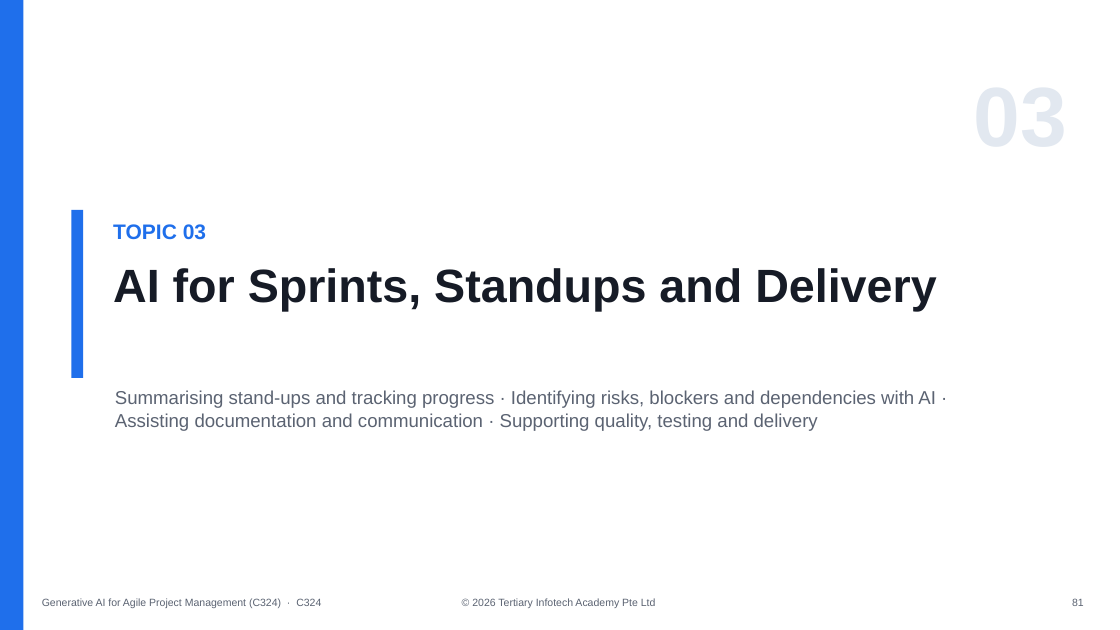
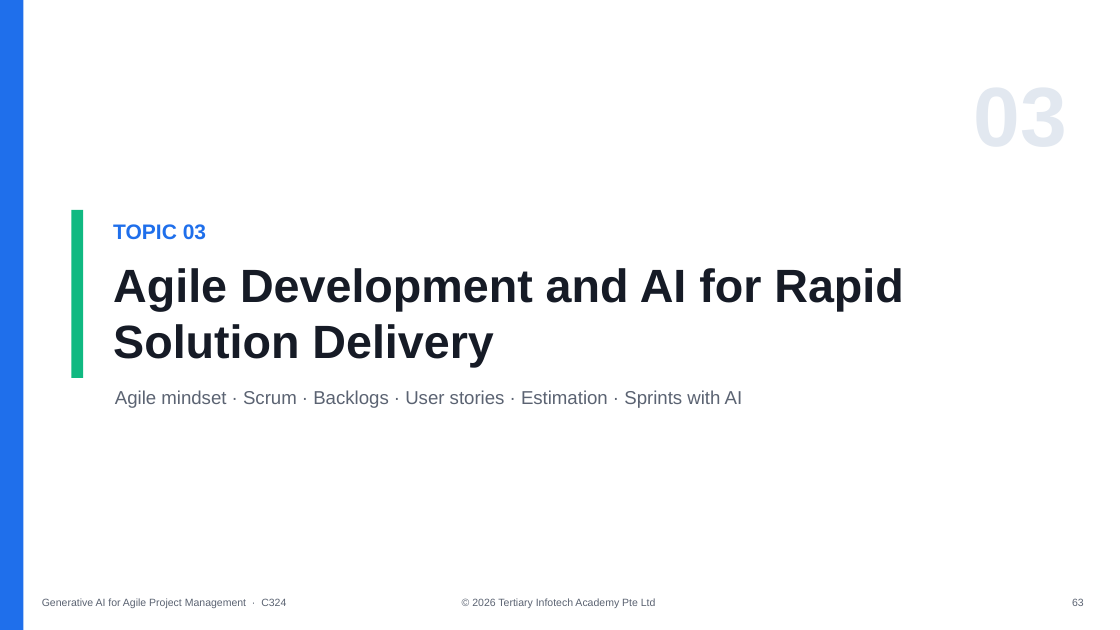
Before and after one commit to tertiarycourses/C324-Generative-AI-for-Agile-Project-Management, a slide deck: slide 63 of courseware/Generative AI for Agile Project Management (C324)-v1.0.pptx (slide 82 before the commit). Drawn at 1120x630 pixels with LibreOffice and Linux fonts; fonts in the diff are those of the drawing. Boxes give left, top, right and bottom in pixels: in the first picture for what was removed or moved away, otherwise in the second. Text is boxed around its words. In the diff, an @@ line names an element or a change of style, - is before the commit and + after.

```diff
--- a/courseware/Generative AI for Agile Project Management (C324)-v1.0.pptx
+++ b/courseware/Generative AI for Agile Project Management (C324)-v1.0.pptx
@@ rectangle at [71,210,83,378]: fill #1F6FEB to #10B981 @@
@@ text at [113,268,903,368]: text changed @@
-AI for Sprints, Standups and Delivery
+Agile Development and AI for Rapid Solution Delivery
@@ text at [115,390,743,408]: text changed @@
-Summarising stand-ups and tracking progress · Identifying risks, blockers and dependencies with AI · Assisting documentation and communication · Supporting quality, testing and delivery
+Agile mindset · Scrum · Backlogs · User stories · Estimation · Sprints with AI
@@ text at [42,598,286,608]: text changed @@
-Generative AI for Agile Project Management (C324) · C324
+Generative AI for Agile Project Management · C324
@@ text at [1072,598,1084,606]: text changed @@
-81
+63
```
Also in this commit, not shown: 19 other slides changed, 102 slides added, 130 slides removed, 51 other files.
